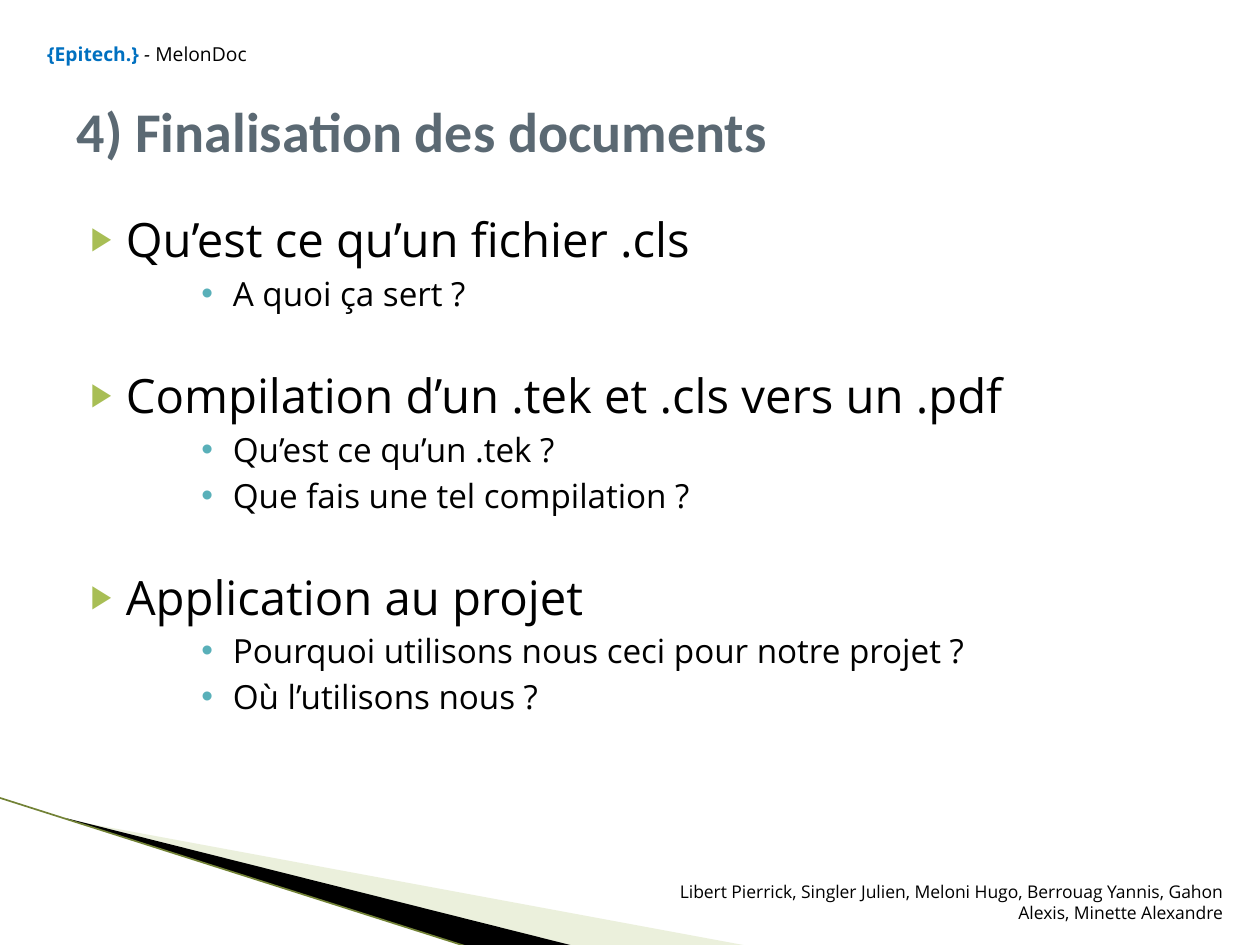
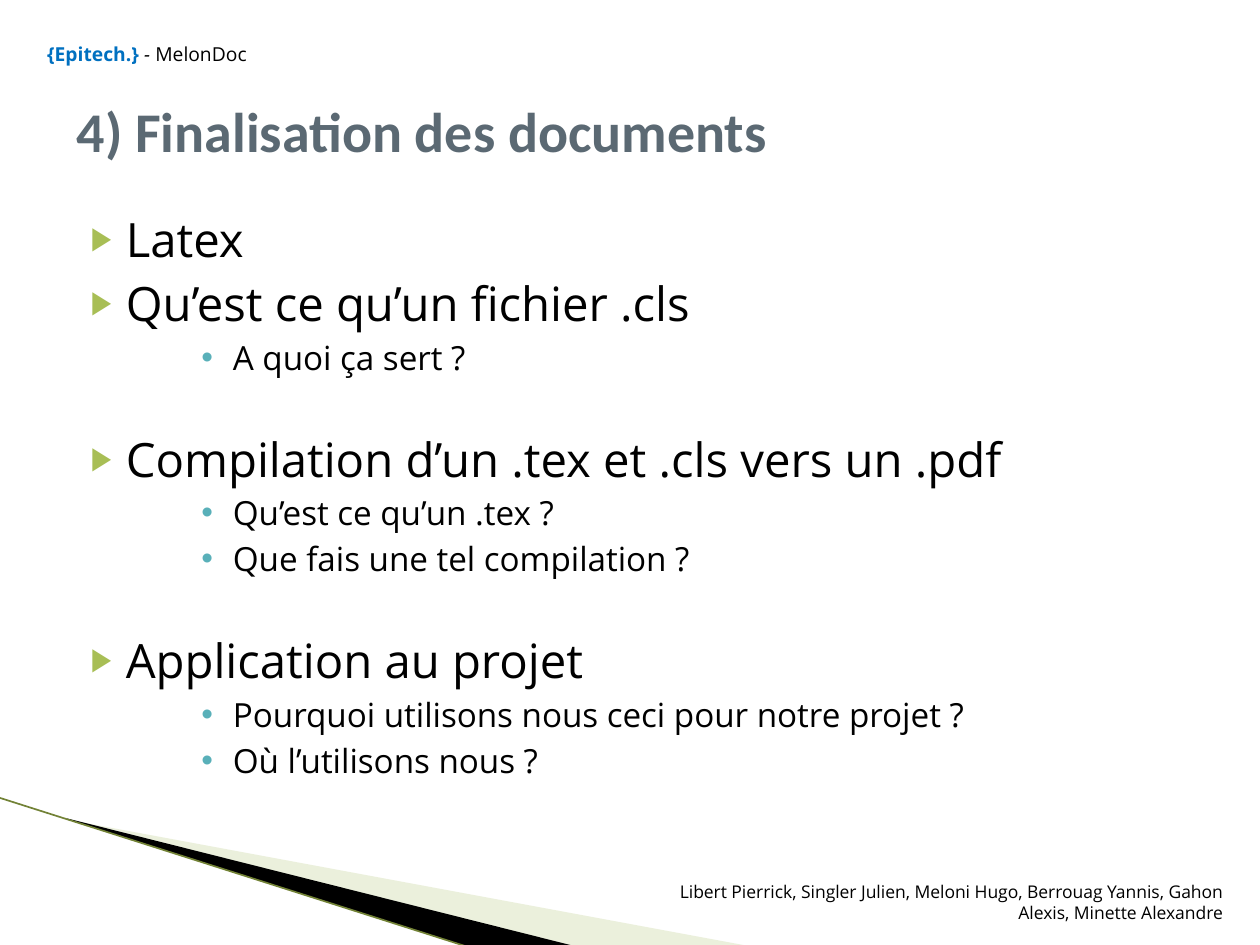
Before and after one commit to alex-min/melondoc, a slide deck: slide 9 of Documentation MelonDoc/Presentation_MelonDoc.pptx. Drawn at 1260x945 pixels with LibreOffice and Linux fonts; fonts in the diff are those of the drawing; background and template pictures are left out. Boxes give left, top, right and bottom in pixels: in the first picture for what was removed or moved away, otherwise in the second. Text is boxed around its words. In the diff, an @@ line names an element or a change of style, - is before the commit and + after.

```diff
--- a/Documentation MelonDoc/Presentation_MelonDoc.pptx
+++ b/Documentation MelonDoc/Presentation_MelonDoc.pptx
@@ text at (126, 223, 244, 258): paragraph added @@
+▶ Latex
@@ text at (126, 441, 1001, 533): text changed @@
-▶ Compilation d’un .tek et .cls vers un .pdf
-      • Qu’est ce qu’un .tek ?
+▶ Compilation d’un .tex et .cls vers un .pdf
+      • Qu’est ce qu’un .tex ?
```
Also in this commit, not shown: 4 slides added.
